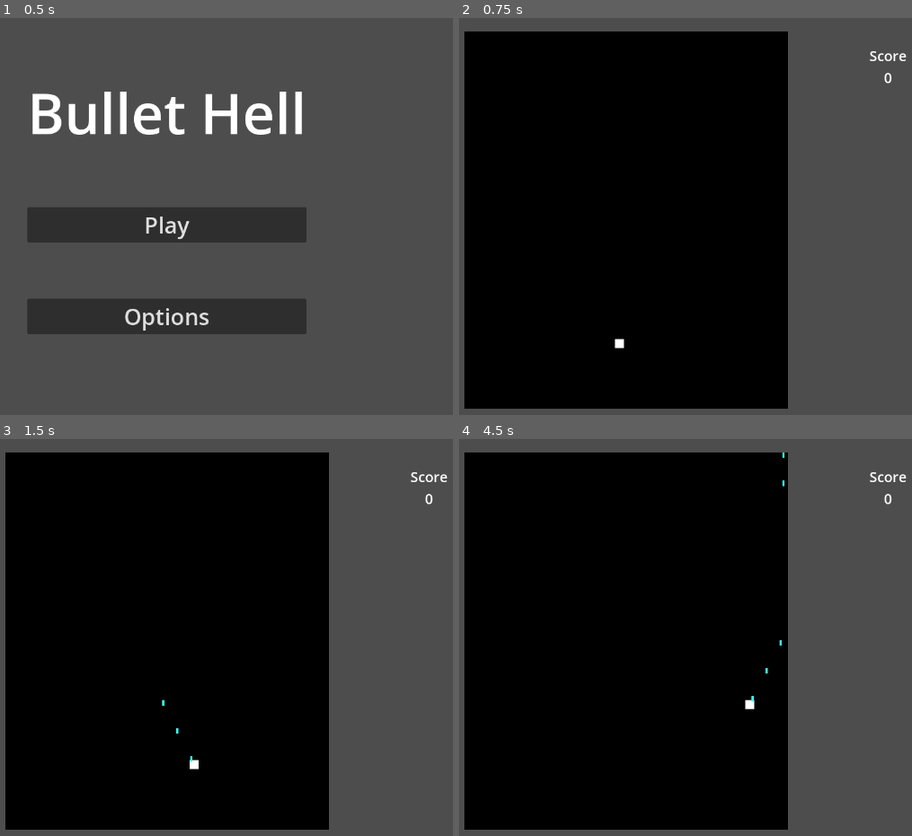
Above: before the commit, frames 1-4 (two rows, left to right).
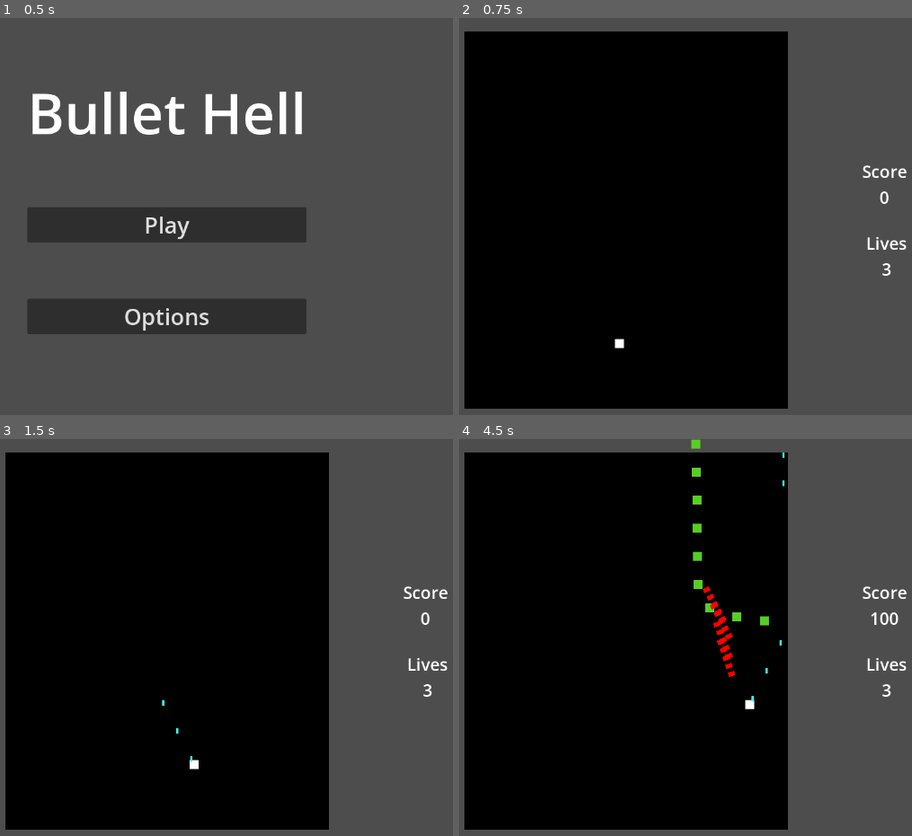
Above: after the commit, the same moments.

Repository: lukeledvina/Bullet-Hell-Godot
Game: Godot game, scene res://Scenes/main_menu.tscn
Same seed, same stepped clock (60 frames per second), same inputs: the game is played once before the commit and once after it.
Inputs:
- Up to frame 1 (0.5 s): no input
- Up to frame 2 (0.75 s): click "Play" at 0.5 s
- Up to frame 3 (1.5 s): tap Enter at 1.25 s; hold D (right) from 1.28 s (still down); hold Space (shoot) from 1.28 s (still down)
- Up to frame 4 (4.5 s): release D (right) at 2.03 s; release Space (shoot) at 2.03 s; hold S (down) 2.03-2.78 s; tap Shift (slow) at 2.1, 3.6 s; hold D (right) 2.78-3.53 s; hold Space (shoot) 2.78-3.53 s; hold W (up) 3.53-4.28 s; hold A (left) from 4.28 s (still down); hold Space (shoot) from 4.28 s (still down)

Frame 1 is identical in both runs. In frame 2, 0.5% of the frame differs, in the area x 89-99%, y 8-65%; in frame 3, 0.5%; in frame 4, 1.3%, in the area x 51-99%, y 0-65%.

Commit message:
Freeze enemy shooting until player is able to move after dying

Diff:
--- /dev/null
+++ b/Assets/Themes/main_theme.tres
@@ -0,0 +1,4 @@
+[gd_resource type="Theme" format=3 uid="uid://df52dwuookh8m"]
+
+[resource]
+default_font_size = 30
--- a/Scenes/enemy.tscn
+++ b/Scenes/enemy.tscn
@@ -1,6 +1,28 @@
-[gd_scene load_steps=2 format=3 uid="uid://dqnbidegtwkg6"]
+[gd_scene load_steps=4 format=3 uid="uid://dqnbidegtwkg6"]
 
 [ext_resource type="Script" path="res://Scripts/enemy.gd" id="1_hdm7d"]
+
+[sub_resource type="Animation" id="Animation_e0gy2"]
+resource_name = "death"
+tracks/0/type = "method"
+tracks/0/imported = false
+tracks/0/enabled = true
+tracks/0/path = NodePath(".")
+tracks/0/interp = 1
+tracks/0/loop_wrap = true
+tracks/0/keys = {
+"times": PackedFloat32Array(0.1),
+"transitions": PackedFloat32Array(1),
+"values": [{
+"args": [],
+"method": &"queue_free"
+}]
+}
+
+[sub_resource type="AnimationLibrary" id="AnimationLibrary_irg0w"]
+_data = {
+"death": SubResource("Animation_e0gy2")
+}
 
 [node name="Enemy" type="CharacterBody2D"]
 collision_layer = 2
@@ -16,7 +38,8 @@
 autostart = true
 
 [node name="AnimationPlayer" type="AnimationPlayer" parent="."]
+libraries = {
+"": SubResource("AnimationLibrary_irg0w")
+}
 
 [node name="Rotater" type="Node2D" parent="."]
-
-[connection signal="timeout" from="ProjectileCooldown" to="." method="_on_projectile_cooldown_timeout"]
--- a/Scenes/level.tscn
+++ b/Scenes/level.tscn
@@ -4,24 +4,22 @@
 [ext_resource type="PackedScene" uid="uid://cyu1ngdgeis8b" path="res://Scenes/player.tscn" id="1_lemwu"]
 [ext_resource type="Texture2D" uid="uid://b7dbljpgiixi7" path="res://Assets/white_square.png" id="3_vrfrt"]
 [ext_resource type="PackedScene" uid="uid://chebn5kfyuytd" path="res://Scenes/level_progress.tscn" id="4_k1pft"]
+[ext_resource type="Theme" uid="uid://df52dwuookh8m" path="res://Assets/Themes/main_theme.tres" id="5_dr1fp"]
 
 [sub_resource type="RectangleShape2D" id="RectangleShape2D_btfw6"]
 size = Vector2(19.875, 674.359)
 
 [sub_resource type="Curve2D" id="Curve2D_whbn0"]
 _data = {
-"points": PackedVector2Array(0, 0, 0, 0, 769, -24, -1, -30, 1, 30, 768, 252, -85.6746, -16.379, 85.6746, 16.379, 848, 319, -10, 24, 10, -24, 957, 287, 0, 0, 0, 0, 998, -47)
+"points": PackedVector2Array(0, 0, 0, 0, 764, 1, -1, -30, 1, 30, 768, 252, -85.6746, -16.379, 85.6746, 16.379, 848, 319, -10, 24, 10, -24, 957, 287, 0, 0, 0, 0, 1023, 0)
 }
 point_count = 5
 
 [sub_resource type="Curve2D" id="Curve2D_lyan0"]
 _data = {
-"points": PackedVector2Array(0, 0, 0, 0, 615, -12, 17.9336, -20.7652, -17.9336, 20.7652, 480, 264, 0, 0, 0, 0, 393, 300, 46.2498, 25.4846, -46.2498, -25.4846, 269, 269, 0, 0, 0, 0, 211, -13)
+"points": PackedVector2Array(0, 0, 0, 0, 599, 1, 17.9336, -20.7652, -17.9336, 20.7652, 480, 264, 0, 0, 0, 0, 393, 300, 46.2498, 25.4846, -46.2498, -25.4846, 269, 269, 0, 0, 0, 0, 208, 1)
 }
 point_count = 5
-
-[sub_resource type="Theme" id="Theme_nivjr"]
-default_font_size = 25
 
 [sub_resource type="RectangleShape2D" id="RectangleShape2D_hygon"]
 size = Vector2(20, 11.5)
@@ -61,7 +59,6 @@
 [node name="Enemies" type="Node2D" parent="Game"]
 
 [node name="Path2D" type="Path2D" parent="Game/Enemies"]
-position = Vector2(22, -30)
 curve = SubResource("Curve2D_whbn0")
 
 [node name="Path2D2" type="Path2D" parent="Game/Enemies"]
@@ -69,37 +66,6 @@
 
 [node name="Player" parent="Game" instance=ExtResource("1_lemwu")]
 position = Vector2(628, 580)
-
-[node name="UserInterface" type="CanvasLayer" parent="Game"]
-
-[node name="MarginContainer" type="MarginContainer" parent="Game/UserInterface"]
-anchors_preset = 15
-anchor_right = 1.0
-anchor_bottom = 1.0
-grow_horizontal = 2
-grow_vertical = 2
-theme_override_constants/margin_left = 20
-theme_override_constants/margin_top = 50
-theme_override_constants/margin_right = 140
-theme_override_constants/margin_bottom = 30
-
-[node name="VBoxContainer" type="VBoxContainer" parent="Game/UserInterface/MarginContainer"]
-layout_mode = 2
-size_flags_horizontal = 8
-size_flags_vertical = 0
-theme = SubResource("Theme_nivjr")
-
-[node name="ScoreLabel" type="Label" parent="Game/UserInterface/MarginContainer/VBoxContainer"]
-layout_mode = 2
-size_flags_horizontal = 8
-size_flags_vertical = 0
-text = "Score
-"
-
-[node name="ScoreNumber" type="Label" parent="Game/UserInterface/MarginContainer/VBoxContainer"]
-layout_mode = 2
-size_flags_horizontal = 4
-text = "0"
 
 [node name="Camera2D" type="Camera2D" parent="Game"]
 anchor_mode = 0
@@ -115,10 +81,60 @@
 [node name="LevelProgressionPoints" type="Node2D" parent="."]
 
 [node name="LevelProgress1" parent="LevelProgressionPoints" instance=ExtResource("4_k1pft")]
-position = Vector2(0, -10)
+position = Vector2(0, -1)
 
 [node name="LevelProgress2" parent="LevelProgressionPoints" instance=ExtResource("4_k1pft")]
 position = Vector2(0, -11)
+
+[node name="UserInterface" type="CanvasLayer" parent="."]
+
+[node name="MarginContainer" type="MarginContainer" parent="UserInterface"]
+anchors_preset = 15
+anchor_right = 1.0
+anchor_bottom = 1.0
+grow_horizontal = 2
+grow_vertical = 2
+theme_override_constants/margin_left = 0
+theme_override_constants/margin_top = 0
+theme_override_constants/margin_right = 140
+theme_override_constants/margin_bottom = 0
+
+[node name="MainContainer" type="VBoxContainer" parent="UserInterface/MarginContainer"]
+layout_mode = 2
+size_flags_horizontal = 8
+size_flags_vertical = 4
+theme = ExtResource("5_dr1fp")
+theme_override_constants/separation = 40
+
+[node name="ScoreContainer" type="VBoxContainer" parent="UserInterface/MarginContainer/MainContainer"]
+layout_mode = 2
+size_flags_horizontal = 8
+size_flags_vertical = 0
+
+[node name="ScoreLabel" type="Label" parent="UserInterface/MarginContainer/MainContainer/ScoreContainer"]
+layout_mode = 2
+size_flags_horizontal = 8
+size_flags_vertical = 0
+text = "Score
+"
+
+[node name="ScoreNumber" type="Label" parent="UserInterface/MarginContainer/MainContainer/ScoreContainer"]
+layout_mode = 2
+size_flags_horizontal = 4
+text = "0"
+
+[node name="LivesContainer" type="VBoxContainer" parent="UserInterface/MarginContainer/MainContainer"]
+layout_mode = 2
+size_flags_horizontal = 8
+
+[node name="LivesLabel" type="Label" parent="UserInterface/MarginContainer/MainContainer/LivesContainer"]
+layout_mode = 2
+text = "Lives"
+
+[node name="LivesNumber" type="Label" parent="UserInterface/MarginContainer/MainContainer/LivesContainer"]
+layout_mode = 2
+size_flags_horizontal = 4
+text = "3"
 
 [node name="EnemyProjectiles" type="Node" parent="."]
 
--- a/Scripts/Globals.gd
+++ b/Scripts/Globals.gd
@@ -8,6 +8,8 @@
 var player_damage: int = 1
 var score: int = 0
 
+var player_alive: bool = true
+
 func game_over():
 	player_lives = 3
 	score = 0
--- a/Scripts/Player.gd
+++ b/Scripts/Player.gd
@@ -4,12 +4,11 @@
 
 var direction: Vector2
 var speed: float = 300
-var max_speed: int = 300
+var max_speed: float = 300
 var slow_modifier: float = 0.5
 
 var can_shoot: bool = true
 var can_be_damaged: bool = true
-var is_dead: bool = false
 
 @onready var spawn_pos: Vector2 = global_position
 @onready var player_death_timer: Timer = $PlayerDeathTimer
@@ -19,7 +18,7 @@
 @onready var player_projectile_container: Node = $"../../PlayerProjectiles"
 
 
-func _process(_delta):
+func _process(delta):
 	if Input.is_action_pressed("shoot") and can_shoot:
 		var projectile = projectile_scene.instantiate()
 		projectile.global_position = global_position
@@ -29,6 +28,9 @@
 
 	if Input.is_action_pressed("slow"):
 		speed = max_speed * slow_modifier
+	elif not Globals.player_alive:
+		global_position.y -= 1 * delta # move the player at game_scroll_speed
+		speed = 0
 	else:
 		speed = max_speed
 
@@ -37,10 +39,6 @@
 	direction = Input.get_vector("left", "right", "up", "down")
 	velocity = speed * direction
 
-	if is_dead:
-		speed = 0
-	else:
-		speed = max_speed
 
 	move_and_slide()
 
@@ -53,7 +51,7 @@
 		collision_shape.call_deferred("set_disabled", true)
 
 		player_death_timer.start()
-		is_dead = true
+		Globals.player_alive = false
 		can_be_damaged = false
 
 
@@ -65,5 +63,5 @@
 func _on_player_death_timer_timeout():
 	collision_shape.call_deferred("set_disabled", false)
 	position = spawn_pos
-	is_dead = false
+	Globals.player_alive = true
 	can_be_damaged = true
--- a/Scripts/enemy.gd
+++ b/Scripts/enemy.gd
@@ -10,7 +10,7 @@
 
 var can_attack: bool = true
 
-var spawn_point_count: int = 3
+var spawn_point_count: int = 1
 var projectile_speed: int = 100
 var arc_degrees: int = 60
 var spacing: int = 15
@@ -19,11 +19,13 @@
 var projectile_scene: PackedScene = preload("res://Scenes/enemy_projectile.tscn")
 @onready var rotater: Node2D = $Rotater
 
+@onready var animation_player = $AnimationPlayer
+
 @onready var player: CharacterBody2D = $"../../../../Player"
 @onready var enemy_projectile_container: Node = $"../../../../../EnemyProjectiles"
 
 @onready var path_follow: PathFollow2D = $"../"
-var progress_rate: float = 0.1
+var progress_rate: float = 0.2
 var attack_point: float = 0.3
 
 var health: int = 1:
@@ -41,10 +43,14 @@
 	if path_follow.progress_ratio >= attack_point:
 		attack()
 
+	if path_follow.progress_ratio >= 1:
+		queue_free()
+
 
 func _ready():
 	#ignore this :))
-	spawn_point_count += 1
+	if spawn_point_count != 0:
+		spawn_point_count += 1
 
 	var step = (arc_degrees * PI/180) / spawn_point_count
 	var current_spacing = 0
@@ -65,7 +71,7 @@
 
 func attack():
 
-	if can_attack:
+	if can_attack and Globals.player_alive:
 		direction = (player.global_position - global_position).normalized()
 		rotater.rotation_degrees = rad_to_deg(direction.angle())
 
--- a/Scripts/level.gd
+++ b/Scripts/level.gd
@@ -3,7 +3,8 @@
 var bug: PackedScene = preload("res://Scenes/bug.tscn")
 
 @onready var player: CharacterBody2D = $Game/Player
-@onready var score_number_label: Label = $Game/UserInterface/MarginContainer/VBoxContainer/ScoreNumber
+@onready var score_number_label: Label = $UserInterface/MarginContainer/MainContainer/ScoreContainer/ScoreNumber
+@onready var lives_number_label: Label = $UserInterface/MarginContainer/MainContainer/LivesContainer/LivesNumber
 @onready var game: Node2D = $Game
 @onready var enemy_path_1: Path2D = $Game/Enemies/Path2D
 @onready var enemy_path_2: Path2D = $Game/Enemies/Path2D2
@@ -29,6 +30,7 @@
 		projectile.queue_free()
 
 	player.death()
+	lives_number_label.text = str(Globals.player_lives)
 
 func spawn_enemies(amount: int, path: Path2D, enemy_type: PackedScene, time: float):
 	for i in range(amount):
